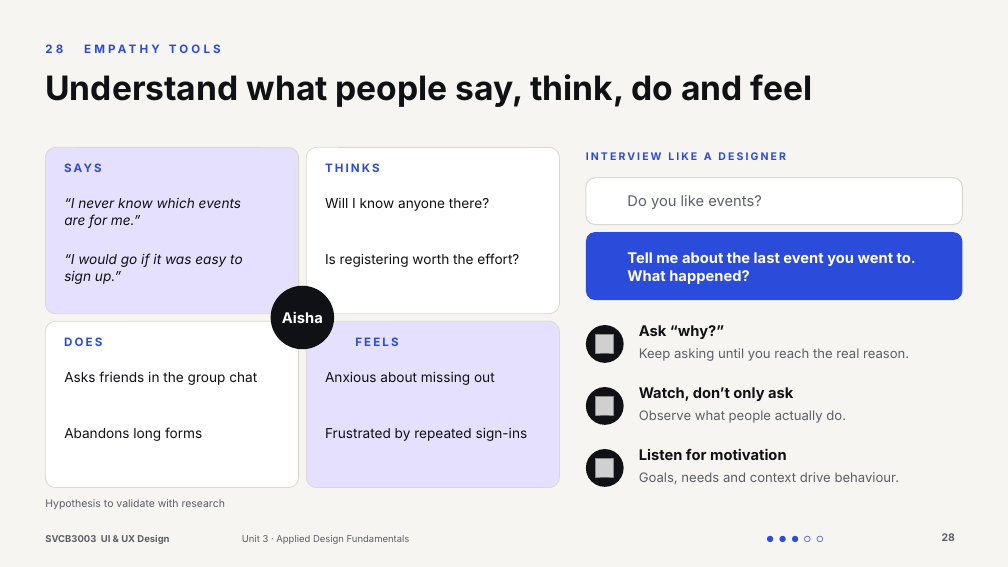
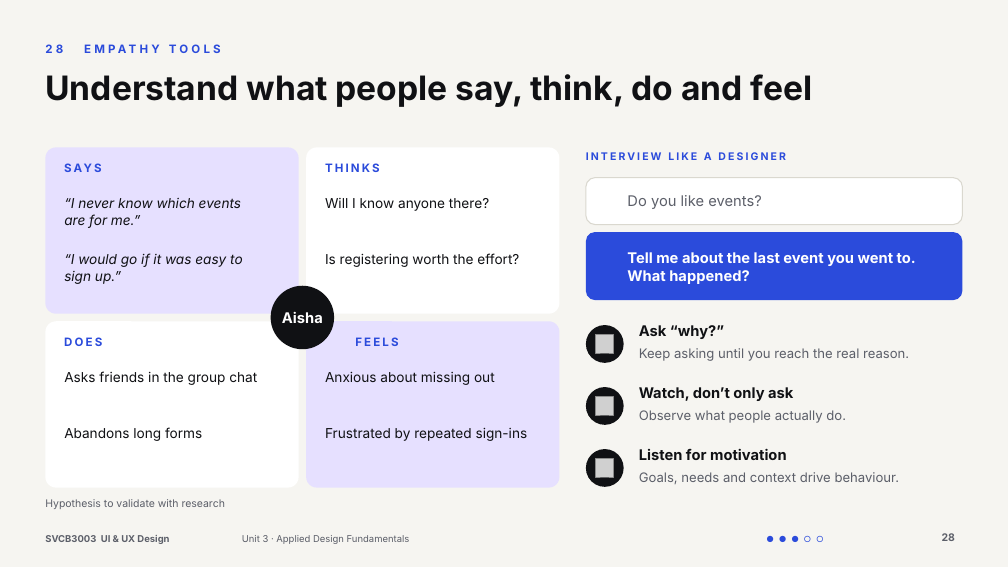
Before and after one commit to Juni233232/Portfolio, a slide deck: slide 28 of ux-ui-presentation/UX-UI-Design-Understanding-the-Experience.pptx. Drawn at 1008x567 pixels with LibreOffice and Linux fonts; fonts in the diff are those of the drawing; grey boxes stand for pictures; background and template pictures are left out. Boxes give left, top, right and bottom in pixels: in the first picture for what was removed or moved away, otherwise in the second. Text is boxed around its words. In the diff, an @@ line names an element or a change of style, - is before the commit and + after.

```diff
--- a/ux-ui-presentation/UX-UI-Design-Understanding-the-Experience.pptx
+++ b/ux-ui-presentation/UX-UI-Design-Understanding-the-Experience.pptx
@@ outline #DAD8CF 0.75 pt to none in 4 elements at (x1=306, y1=147, x2=560, y2=314), (x1=45, y1=321, x2=299, y2=488), (x1=306, y1=321, x2=560, y2=488), (x1=45, y1=147, x2=299, y2=314) @@
```
Also in this commit, not shown: 18 other slides changed, 14 other files.
